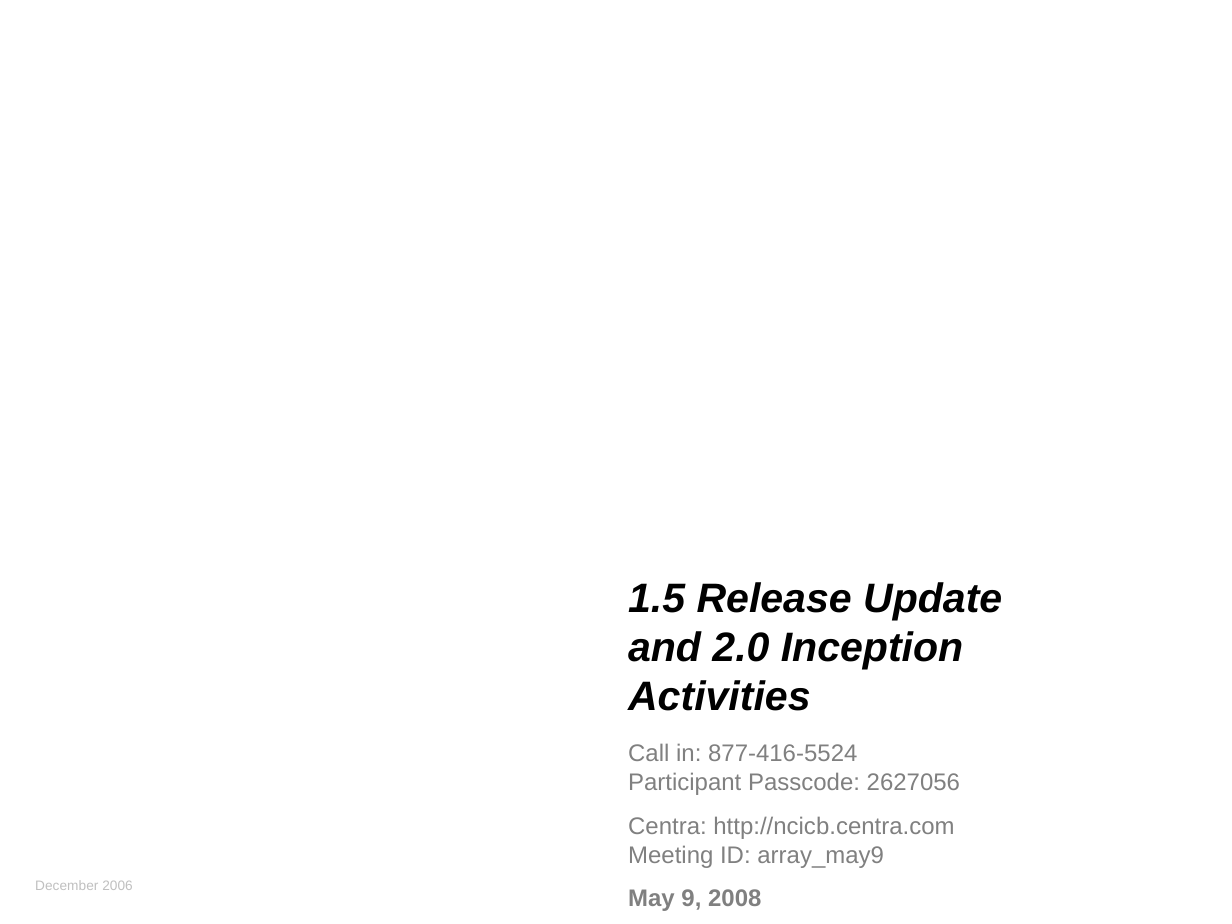
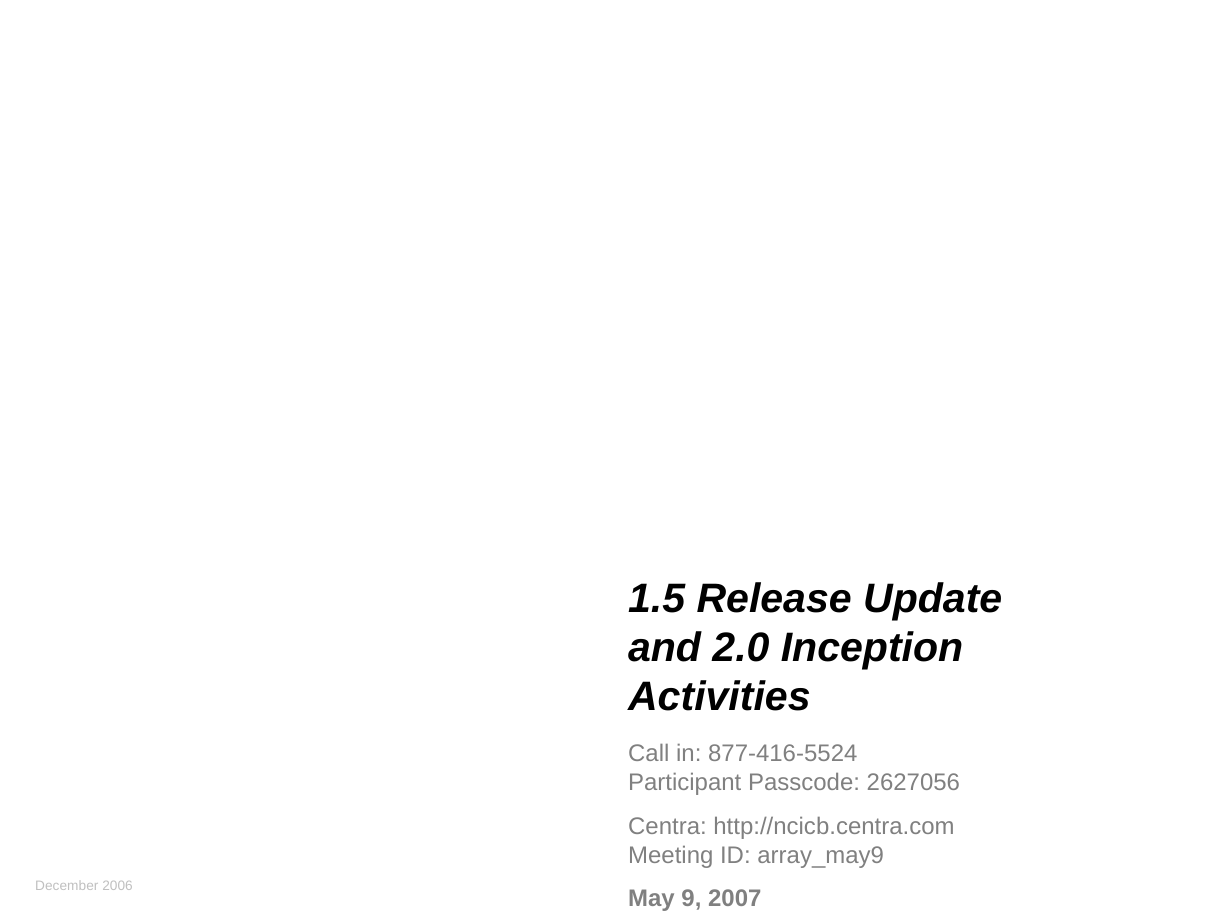
Before and after one commit to NCIP/caarray-docs, a slide deck: slide 1 of project_management/open_meetings/caArray User Community Meeting May 9.ppt. Drawn at 1232x924 pixels with LibreOffice and Linux fonts; fonts in the diff are those of the drawing; background and template pictures are left out. Boxes give left, top, right and bottom in pixels: in the first picture for what was removed or moved away, otherwise in the second. Text is boxed around its words. In the diff, an @@ line names an element or a change of style, - is before the commit and + after.

```diff
--- a/project_management/open_meetings/caArray User Community Meeting May 9.ppt
+++ b/project_management/open_meetings/caArray User Community Meeting May 9.ppt
@@ text at [628,889,761,911]: text changed @@
-May 9, 2008
+May 9, 2007
```
Also in this commit, not shown: 9 other slides changed, 12 slides added, 2 slides removed.
